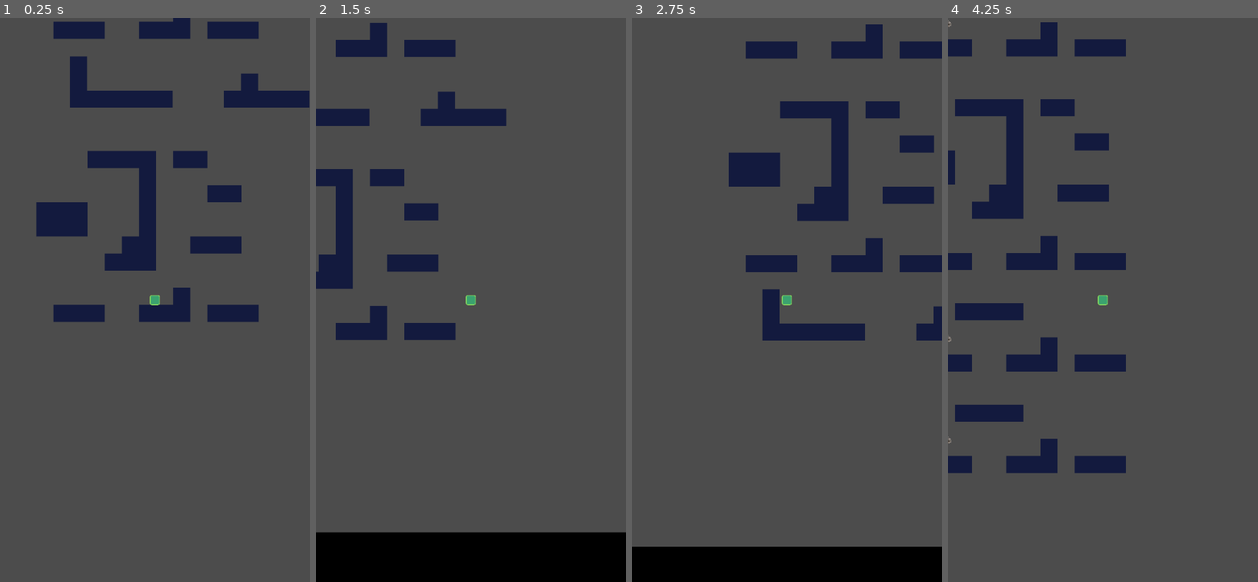
Above: before the commit, frames 1-4 (left to right).
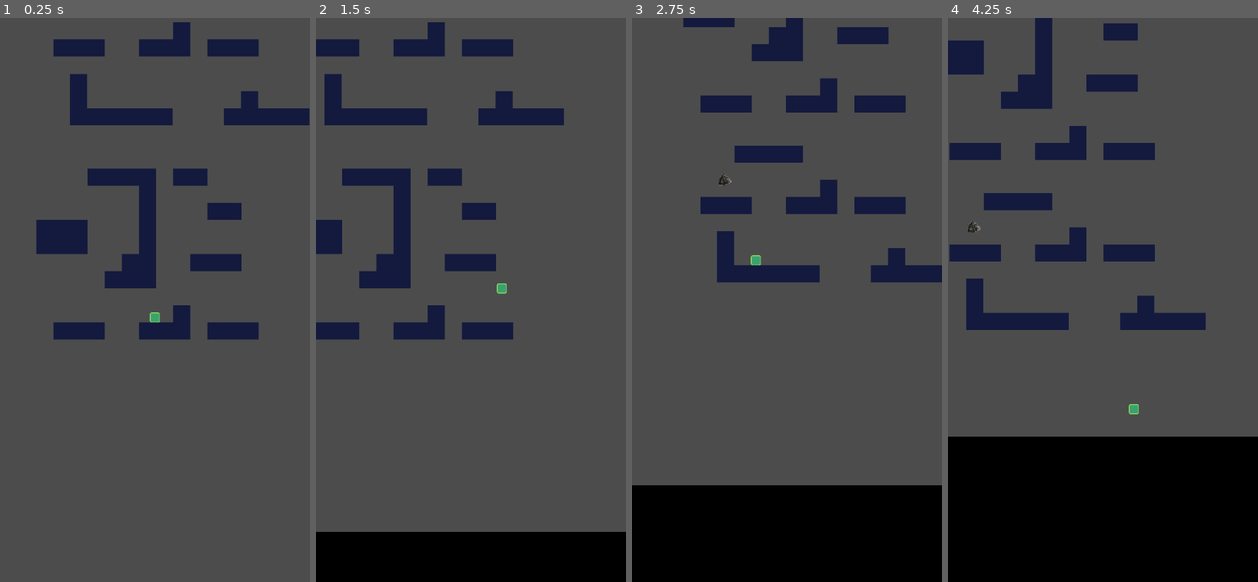
Above: after the commit, the same moments.

Repository: Adam-Pendleton/bonfire_game_jam_2020
Game: Godot game, scene res://src/Game.tscn
Two runs of this game, one before a commit and one after it. Both use one fixed random seed, a clock stepped at 60 frames per second and the inputs below.
Inputs:
- Up to frame 1 (0.25 s): no input
- Up to frame 2 (1.5 s): tap Enter at 0.5 s; hold Up (up) 0.53-1.28 s; hold Right (right) from 0.53 s (still down); tap Up (up) at 1.35 s
- Up to frame 3 (2.75 s): tap Up (up) at 1.52, 1.82 s; release Right (right) at 2.03 s; hold Left (left) from 2.03 s (still down); hold Up (up) from 2.03 s (still down)
- Up to frame 4 (4.25 s): release Left (left) at 2.78 s; release Up (up) at 2.78 s; hold Right (right) from 2.78 s (still down); tap Up (up) at 2.85, 3.02, 3.32 s; hold Up (up) from 3.53 s (still down)

The runs differ from the first frame. In frame 1, 15% of the frame differs, in the area x 11-100%, y 0-58%; in frame 2, 11%; in frame 3, 23%; in frame 4, 40%, in the area x 0-100%, y 0-100%.

Commit message:
tweak jumping and add double jump

Diff:
--- a/src/Game.tscn
+++ b/src/Game.tscn
@@ -18,7 +18,10 @@
 [node name="Camera2D" type="Camera2D" parent="Player"]
 position = Vector2( -0.183319, -0.0508118 )
 current = true
-drag_margin_top = 0.31
+drag_margin_h_enabled = true
+drag_margin_v_enabled = true
+drag_margin_bottom = 0.45
+editor_draw_drag_margin = true
 
 [node name="Bank" parent="." instance=ExtResource( 2 )]
 position = Vector2( 324.134, 816.126 )
--- a/src/Player.gd
+++ b/src/Player.gd
@@ -1,10 +1,12 @@
 extends KinematicBody2D
-export var gravity: int = 30
+export var gravity: int = 35
 export var max_fall_speed: int = 1000
 export var accel: int = 100
-export var max_max_speed: int = 200
-export var friction: float = 0.2
-export var jump_strength: int = 500
+export var max_speed: int = 200
+export var friction: float = 0.3
+export var air_resistance: float = 0.2
+export var air_accel: float = 70
+export var jump_strength: int = 660
 
 var jump_count = 0
 var velocity: Vector2
@@ -28,6 +30,8 @@
 	if dead:
 		return
 	var new_velocity = get_new_velocity()
+	if is_on_floor():
+		jump_count = 0
 	velocity = move_and_slide(new_velocity, Vector2.UP)
 	check_if_dead()
 	update_sprite()
@@ -40,22 +44,33 @@
 
 func get_new_velocity() -> Vector2:
 	var new_velocity: Vector2 = velocity
+	new_velocity = add_player_input(new_velocity)
 	new_velocity = add_gravity(new_velocity)
-	new_velocity = add_player_input(new_velocity)
-	new_velocity = add_friction(new_velocity)
+	if is_on_floor():
+		new_velocity = add_friction(new_velocity)
+	else:
+		new_velocity = add_air_resistance(new_velocity)
+
 	return new_velocity
 
 func add_player_input(given_velocity: Vector2) -> Vector2:
 	if Input.get_action_strength("right") > 0:
-		given_velocity.x += accel
+		if is_on_floor():
+			given_velocity.x += accel
+		else:
+			given_velocity.x += air_accel
 	elif Input.get_action_strength("left") > 0:
-		given_velocity.x -= accel
+		if is_on_floor():
+			given_velocity.x -= accel
+		else:
+			given_velocity.x -= air_accel
 
-	if Input.get_action_strength("up") > 0 and is_on_floor():
+	if Input.is_action_just_pressed("up") and jump_count < 1:
 		given_velocity.y = -jump_strength
+		jump_count += 1
 
-	if Input.is_action_just_released("up") and given_velocity.y < -150:
-		given_velocity.y = -150
+	if Input.is_action_just_released("up") and given_velocity.y < -jump_strength / 2:
+		given_velocity.y = -jump_strength / 2
 
 	return given_velocity
 
@@ -69,3 +84,7 @@
 func add_friction(given_velocity: Vector2) -> Vector2:
 	given_velocity.x = lerp(given_velocity.x, 0, friction)
 	return given_velocity
+
+func add_air_resistance(given_velocity: Vector2) -> Vector2:
+	given_velocity.x = lerp(given_velocity.x, 0, air_resistance)
+	return given_velocity
--- a/src/Player.tscn
+++ b/src/Player.tscn
@@ -9,8 +9,6 @@
 [node name="Player" type="KinematicBody2D"]
 position = Vector2( 0, -0.0704441 )
 script = ExtResource( 2 )
-gravity = 62
-jump_strength = 1078
 
 [node name="CollisionShape2D" type="CollisionShape2D" parent="."]
 position = Vector2( -0.571117, 0.528334 )
Not shown, changed: .mono/metadata/ide_messaging_meta.txt
